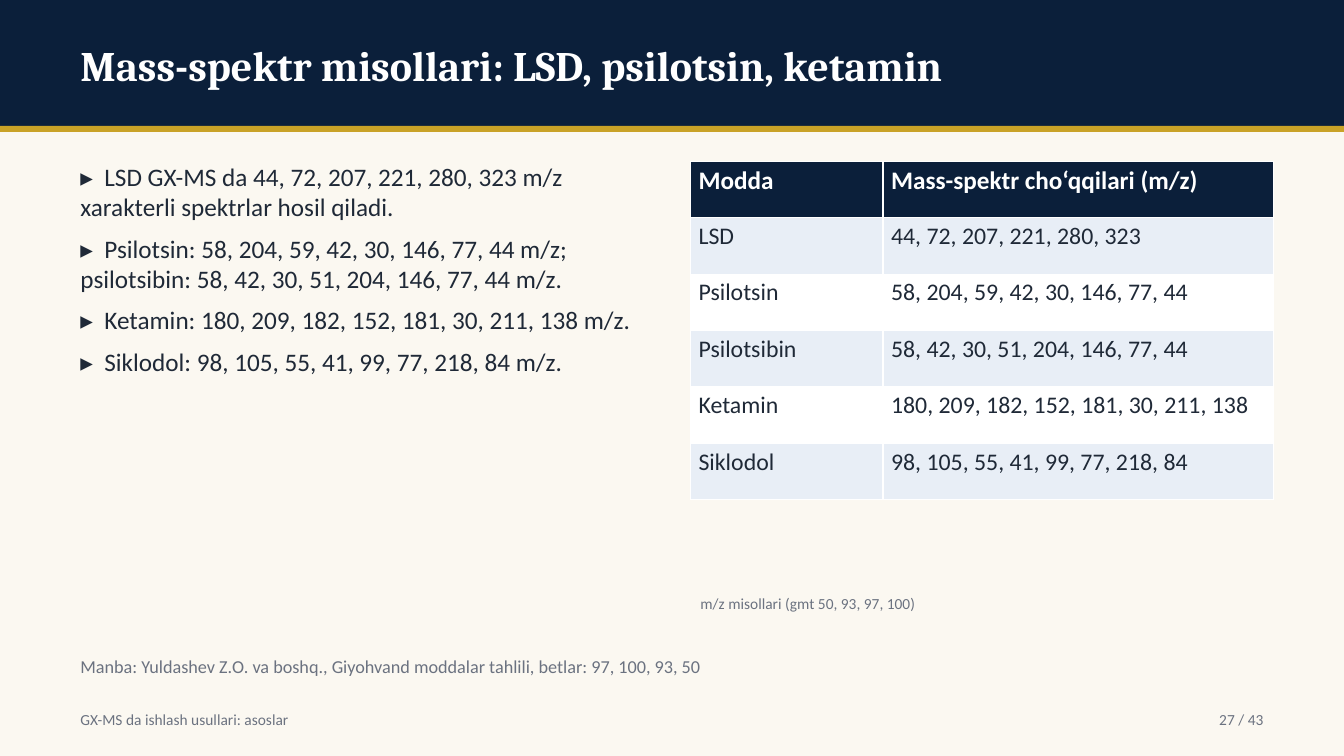
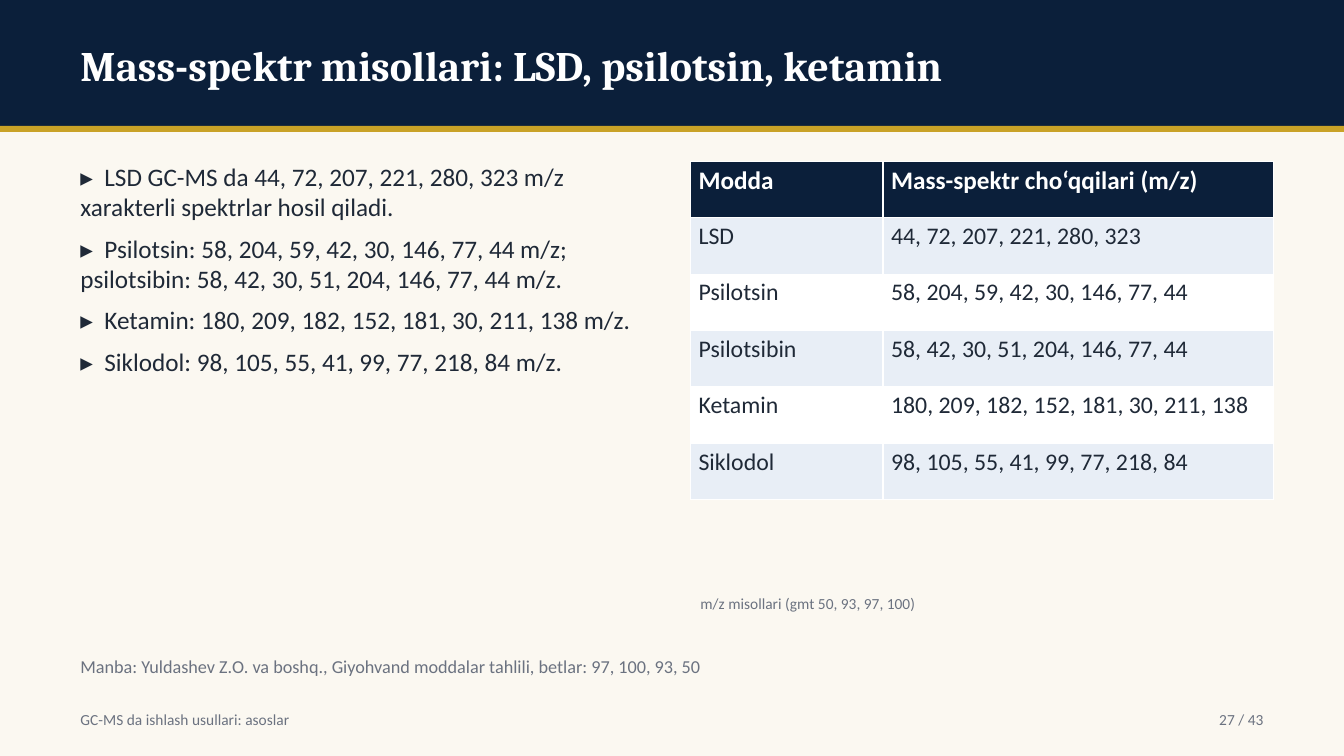
Before and after one commit to davlatsudekspert/forensic-expert, a slide deck: slide 27 of out/instr-03-gcms-asoslar.pptx. Drawn at 1344x756 pixels with LibreOffice and Linux fonts; fonts in the diff are those of the drawing. Boxes give left, top, right and bottom in pixels: in the first picture for what was removed or moved away, otherwise in the second. Text is boxed around its words. In the diff, an @@ line names an element or a change of style, - is before the commit and + after.

```diff
--- a/out/instr-03-gcms-asoslar.pptx
+++ b/out/instr-03-gcms-asoslar.pptx
@@ text at [80, 168, 564, 220]: text changed @@
-▸ LSD GX-MS da 44, 72, 207, 221, 280, 323 m/z xarakterli spektrlar hosil qiladi.
+▸ LSD GC-MS da 44, 72, 207, 221, 280, 323 m/z xarakterli spektrlar hosil qiladi.
@@ text at [80, 714, 289, 725]: text changed @@
-GX-MS da ishlash usullari: asoslar
+GC-MS da ishlash usullari: asoslar
```
Also in this commit, not shown: 42 other slides changed, 4 other files.
